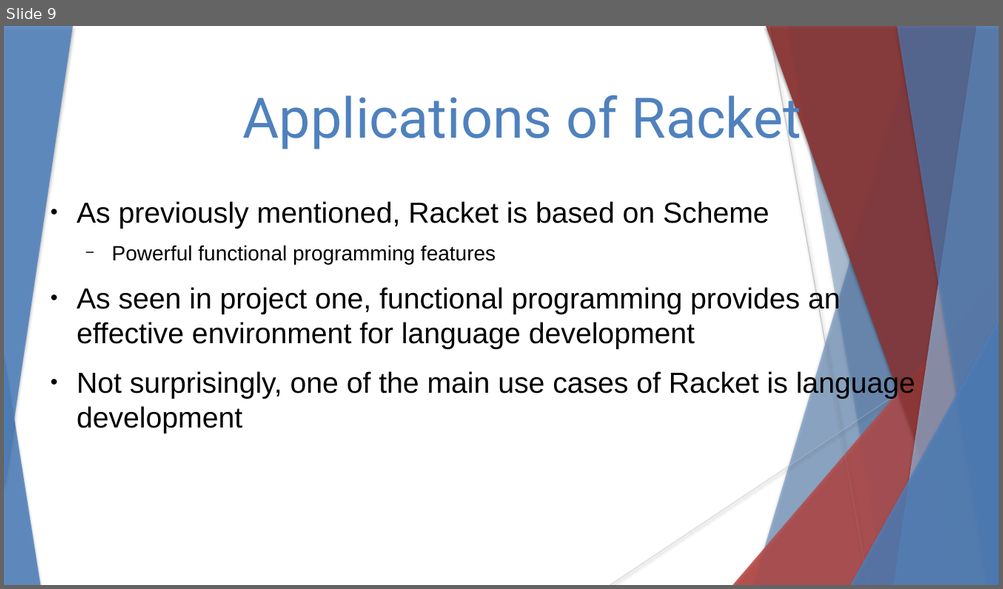
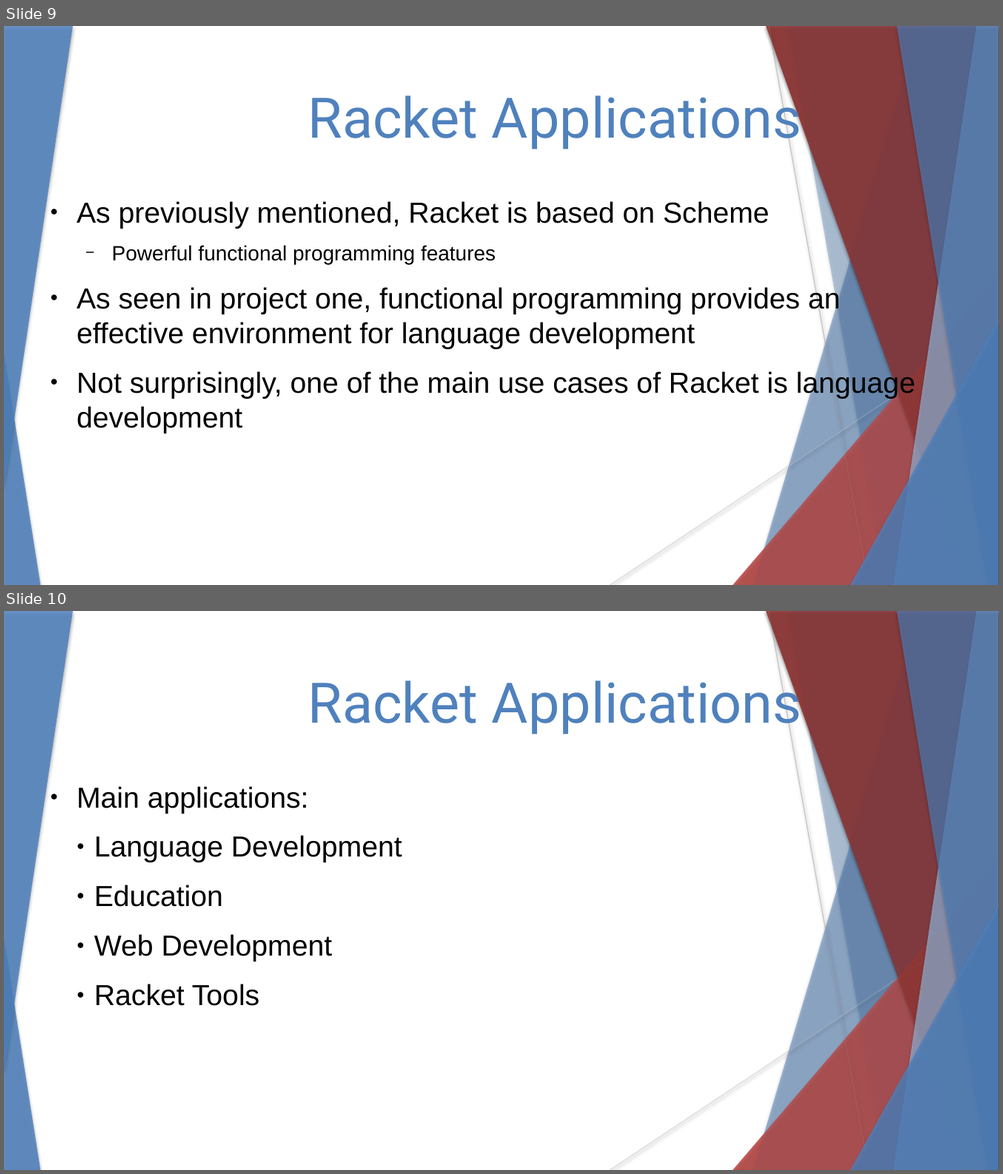
Before and after one commit to stevester94/CSC201_Project, a slide deck: CSC201Sec3Proj3Team4.pptx. Shown one above the other, each under a label of ours: slide 9 before the commit, slides 9 and 10 after it. The pictures are 1003x589 and 1003x1174 pixels, drawn with LibreOffice and Linux fonts; fonts in the diff are those of the drawing. Boxes give left, top, right and bottom in pixels: in the first picture for what was removed or moved away, otherwise in the second. Text is boxed around its words. In the diff, an @@ line names an element or a change of style, - is before the commit and + after.

```diff
--- a/CSC201Sec3Proj3Team4.pptx
+++ b/CSC201Sec3Proj3Team4.pptx
@@ slide 10 added at (4,611,999,1170), background #FFFFFF; not listed: 18 template elements that a slide beside it also shows @@
@@ text added at (308,672,801,736), 54 pt, text #4F81BD @@
+Racket Applications
@@ text added at (77,786,402,1006), 28 pt, text #000000 @@
+● Main applications:
+    ● Language Development
+    ● Education
+    ● Web Development
+    ● Racket Tools
@@ slide 9 changed as well @@
@@ freeform shape at (896,26,999,585): outline redrawn @@
@@ freeform shape at (896,26,999,585): outline redrawn @@
@@ text at (308,87,801,151): text changed @@
-Applications of Racket
+Racket Applications
```
Also in this commit, not shown: 11 other slides changed.
